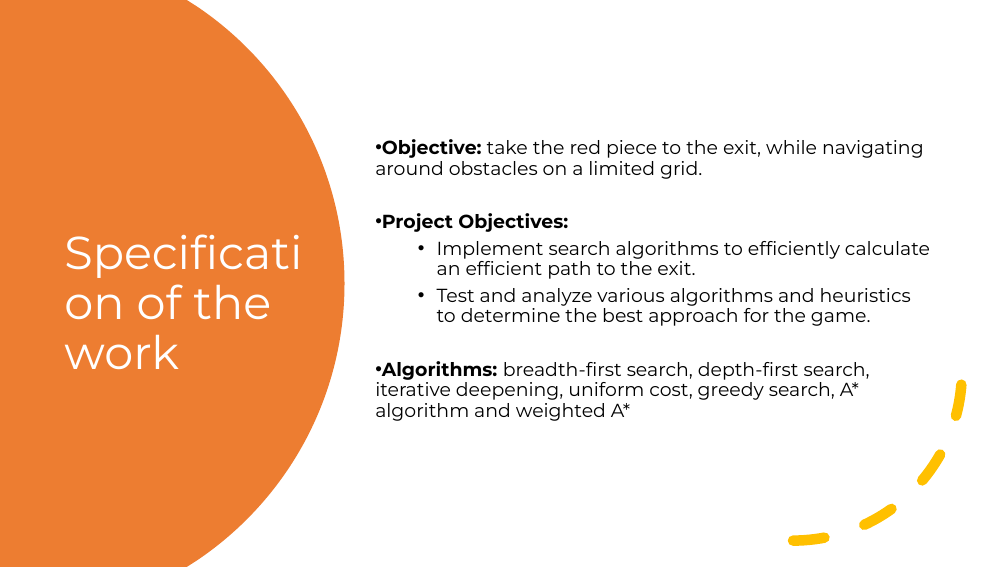
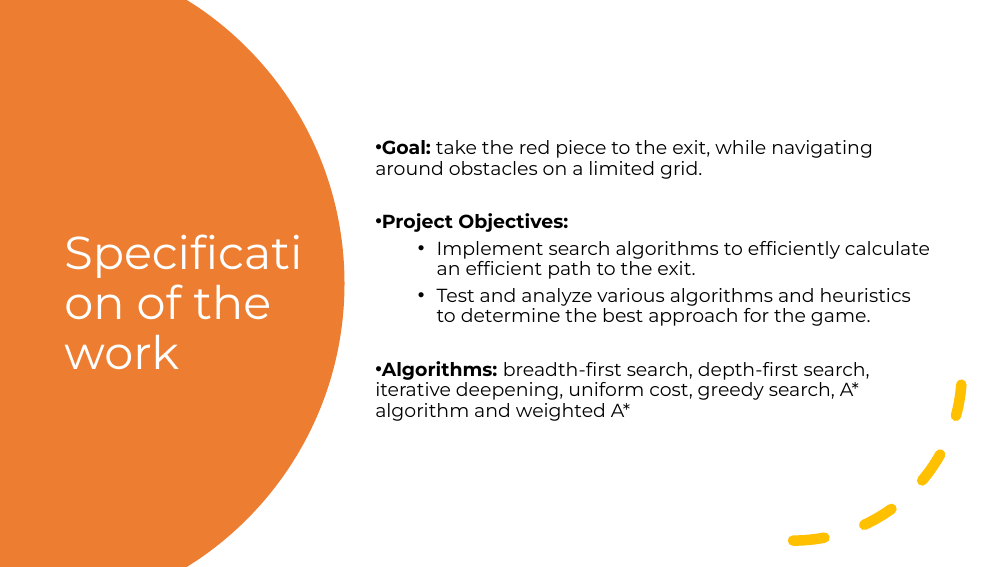
Before and after one commit to afs202005277/PuzzleSolverAI, a slide deck: slide 3 of Block Escape.pptx. Drawn at 1008x567 pixels with LibreOffice and Linux fonts; fonts in the diff are those of the drawing. Boxes give left, top, right and bottom in pixels: in the first picture for what was removed or moved away, otherwise in the second. Text is boxed around its words. In the diff, an @@ line names an element or a change of style, - is before the commit and + after.

```diff
--- a/Block Escape.pptx
+++ b/Block Escape.pptx
@@ text at <box>375,140,873,179</box>: text changed @@
-• Objective: take the red piece to the exit, while navigating around obstacles on a limited grid.
+• Goal: take the red piece to the exit, while navigating around obstacles on a limited grid.
```
Also in this commit, not shown: 1 other slide changed.
